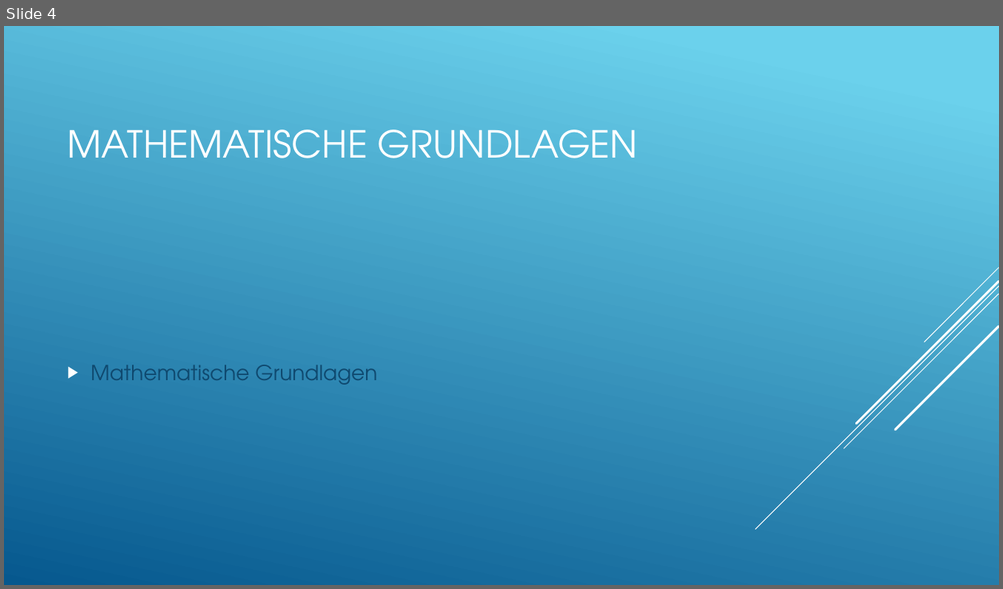
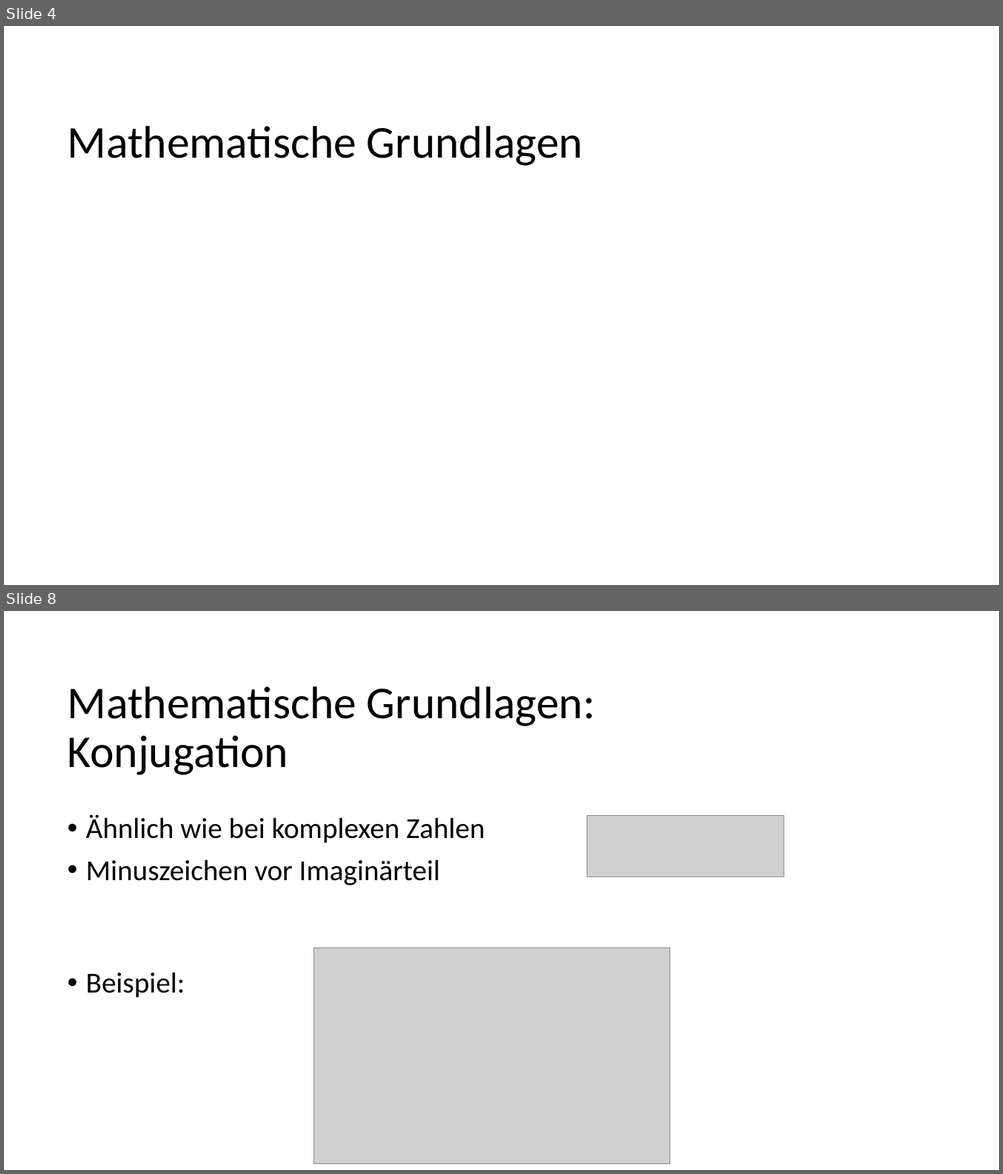
Before and after one commit to codinghardadmin/Quaternionen_DHBW, a slide deck: Quaternionen Präsentation.pptx. Shown one above the other, each under a label of ours: slide 4 before the commit, slides 4 and 8 after it; the slides between them are not shown. The pictures are 1003x589 and 1003x1174 pixels, drawn with LibreOffice and Linux fonts; fonts in the diff are those of the drawing; grey boxes stand for pictures. Boxes give left, top, right and bottom in pixels: in the first picture for what was removed or moved away, otherwise in the second. Text is boxed around its words. In the diff, an @@ line names an element or a change of style, - is before the commit and + after.

```diff
--- a/Quaternionen Präsentation.pptx
+++ b/Quaternionen Präsentation.pptx
@@ slide 8 added at (4, 611, 999, 1170), background #FFFFFF @@
@@ title added at (68, 686, 595, 775), 44 pt, text #000000 @@
+Mathematische Grundlagen: Konjugation
@@ text added at (86, 815, 485, 998), 28 pt, text #000000 @@
+• Ähnlich wie bei komplexen Zahlen
+• Minuszeichen vor Imaginärteil
+• Beispiel:
@@ picture added at (586, 815, 784, 877) @@
@@ picture added at (313, 948, 669, 1165) @@
@@ slide 4 changed as well @@
@@ background gradient #6ED2EB to #06588E to #FFFFFF @@
@@ title at (68, 126, 583, 166): text changed; size 36 to 44 pt; font TeX Gyre Adventor to Calibri; text colour #FFFFFF to #000000 @@
-MATHEMATISCHE GRUNDLAGEN
+Mathematische Grundlagen
@@ group removed at (755, 268, 999, 530): 5 lines @@
@@ text removed at (91, 365, 377, 385) @@
-▶ Mathematische Grundlagen
```
Also in this commit, not shown: 6 other slides changed, 7 other slides added.
